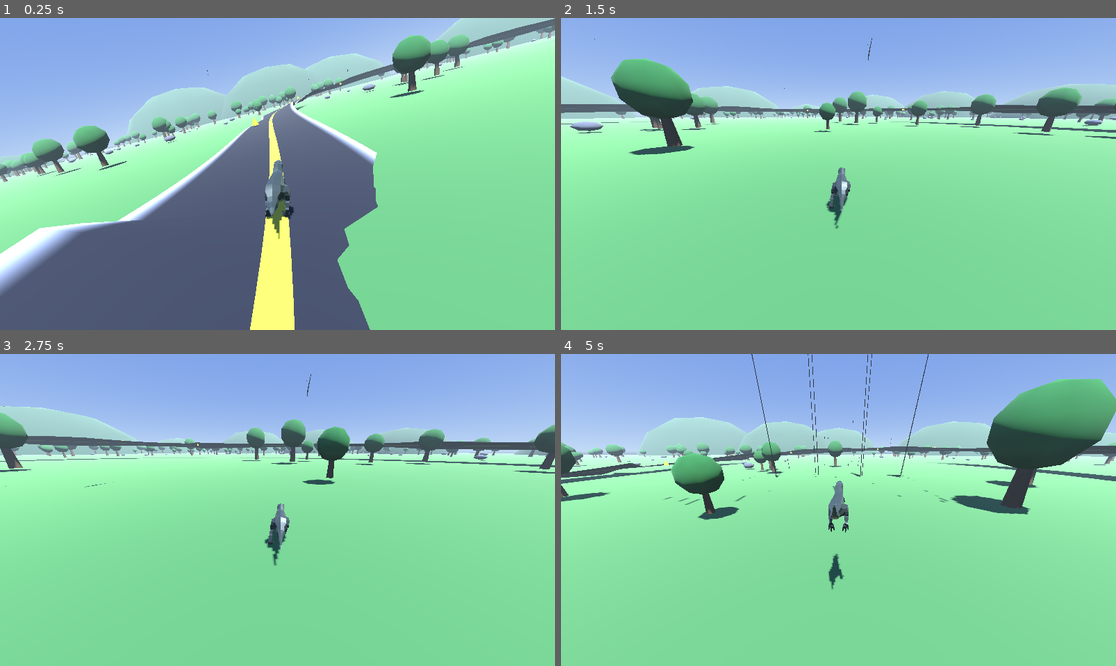
Above: before the commit, frames 1-4 (two rows, left to right).
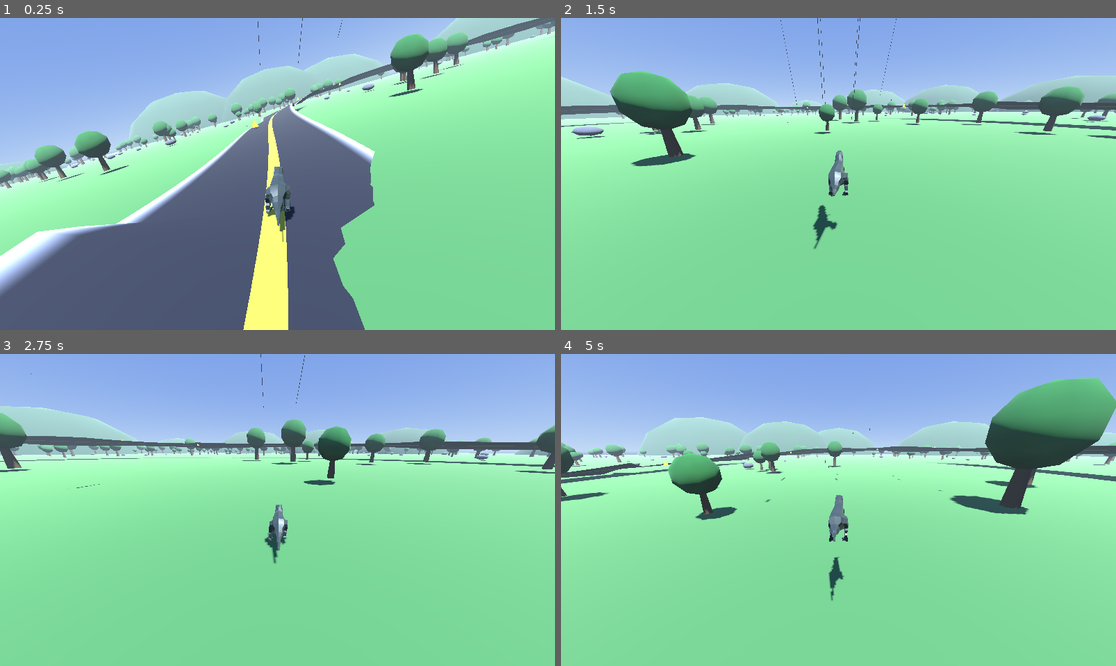
Above: after the commit, the same moments.

Repository: antoniojmonge/dinogame
Game: Godot game, scene res://scenes/main.tscn
Two runs of this game, one before a commit and one after it. Both use one fixed random seed, a clock stepped at 60 frames per second and the inputs below.
Inputs:
- Up to frame 1 (0.25 s): no input
- Up to frame 2 (1.5 s): hold D (move_right) 0.53-1.28 s; tap Space (jump) at 0.77 s; hold A (move_left) from 1.28 s (still down)
- Up to frame 3 (2.75 s): tap Space (jump) at 1.52 s; release A (move_left) at 2.03 s; hold D (move_right) from 2.03 s (still down)
- Up to frame 4 (5 s): tap Space (jump) at 3.02, 3.77, 4.52 s; release D (move_right) at 3.53 s; hold A (move_left) from 3.53 s (still down)

The runs differ from the first frame. In frame 1, 7.7% of the frame differs, in the area x 0-100%, y 0-100%; in frame 2, 8.4%, in the area x 0-100%, y 0-75%; in frame 3, 0.8%; in frame 4, 1.7%.

Commit message:
Corrige temblor del dino sobre la pista
- Fuerza de pegado al suelo (-2) evita que is_on_floor parpadee

- Debounce de 0.12s en la animacion para no alternar Run/Jump

Diff:
--- a/scripts/dino.gd
+++ b/scripts/dino.gd
@@ -24,6 +24,7 @@
 var speed := 0.0
 var up_dir := Vector3.UP
 var _vertical := 0.0
+var _air_time := 0.0
 
 
 func _ready() -> void:
@@ -88,8 +89,10 @@
 
 	if on_floor:
 		up_dir = up_dir.slerp(get_floor_normal(), clampf(align_speed * delta, 0.0, 1.0)).normalized()
+		_air_time = 0.0
 	else:
 		up_dir = up_dir.slerp(Vector3.UP, clampf(1.5 * delta, 0.0, 1.0)).normalized()
+		_air_time += delta
 	up_direction = up_dir
 
 	var turn := Input.get_axis("move_left", "move_right")
@@ -109,7 +112,7 @@
 	if on_floor and Input.is_action_just_pressed("jump"):
 		_vertical = jump_velocity
 	elif on_floor:
-		_vertical = 0.0
+		_vertical = -2.0
 	else:
 		_vertical -= gravity * delta
 
@@ -128,7 +131,7 @@
 func _update_animation() -> void:
 	if anim == null:
 		return
-	if not is_on_floor():
+	if _air_time > 0.12:
 		_play(ANIM_JUMP)
 	else:
 		_play(ANIM_RUN)
